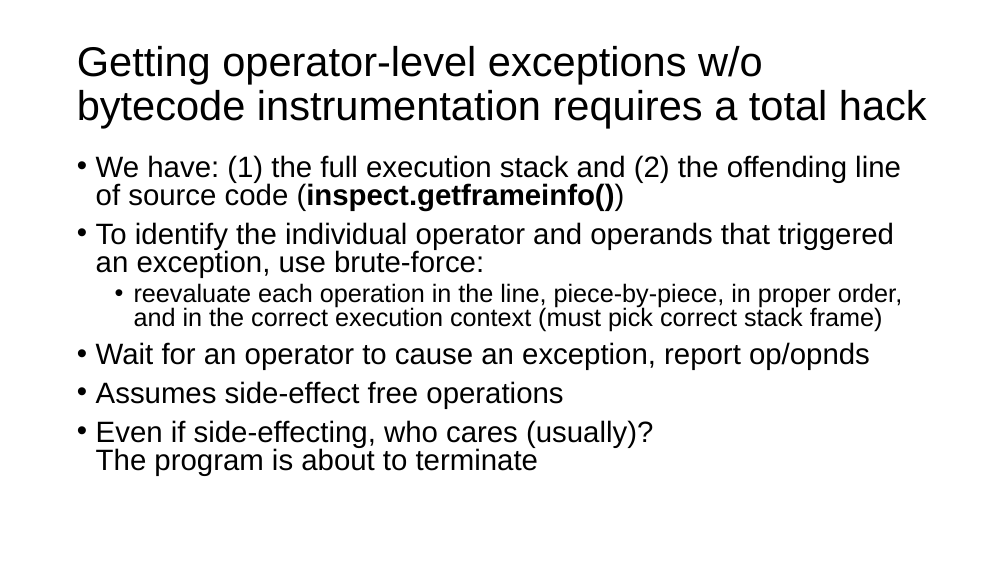
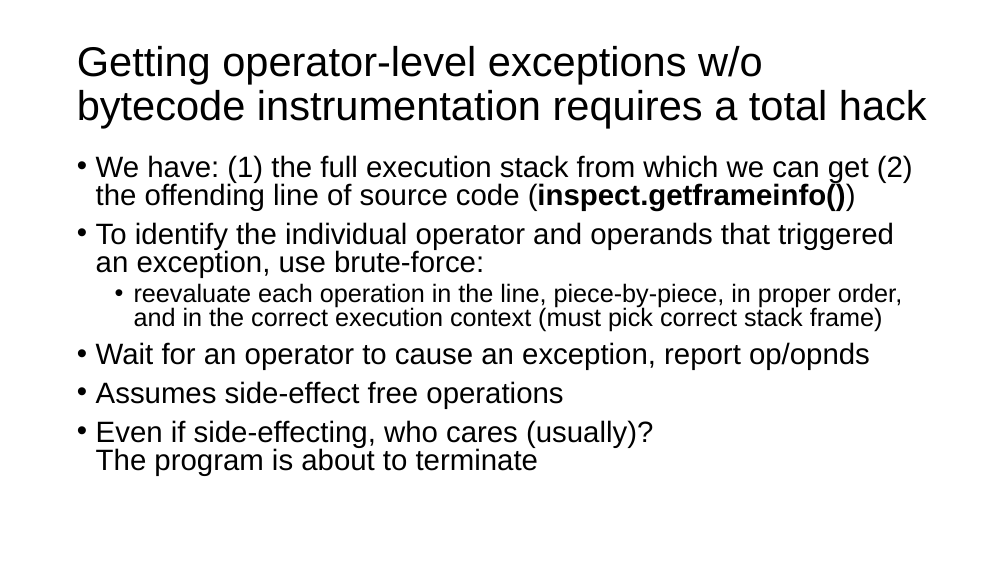
Before and after one commit to parrt/tensor-sensor, a slide deck: slide 16 of talks/tensor-sensor.pptx (slide 15 before the commit). Drawn at 1008x567 pixels with LibreOffice and Linux fonts; fonts in the diff are those of the drawing; background and template pictures are left out. Boxes give left, top, right and bottom in pixels: in the first picture for what was removed or moved away, otherwise in the second. Text is boxed around its words. In the diff, an @@ line names an element or a change of style, - is before the commit and + after.

```diff
--- a/talks/tensor-sensor.pptx
+++ b/talks/tensor-sensor.pptx
@@ text at <box>96,155,913,211</box>: text changed @@
-• We have: (1) the full execution stack and (2) the offending line of source code (inspect.getframeinfo())
+• We have: (1) the full execution stack from which we can get (2) the offending line of source code (inspect.getframeinfo())
```
Also in this commit, not shown: 2 other slides changed, 1 slide added, 1 other file.
